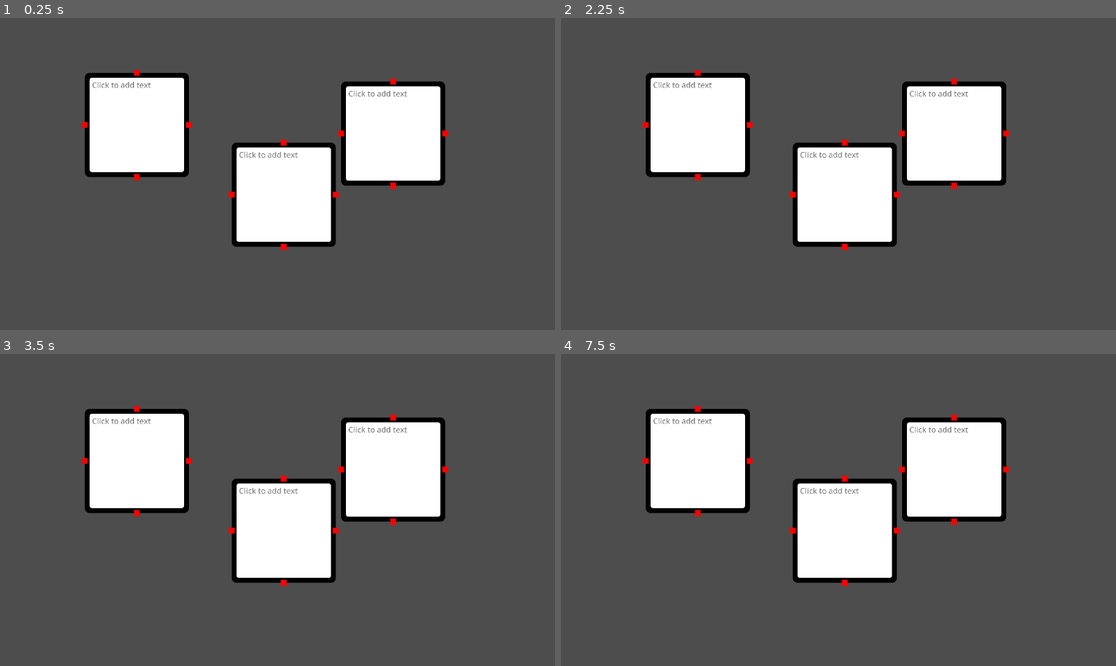
Above: before the commit, frames 1-4 (two rows, left to right).
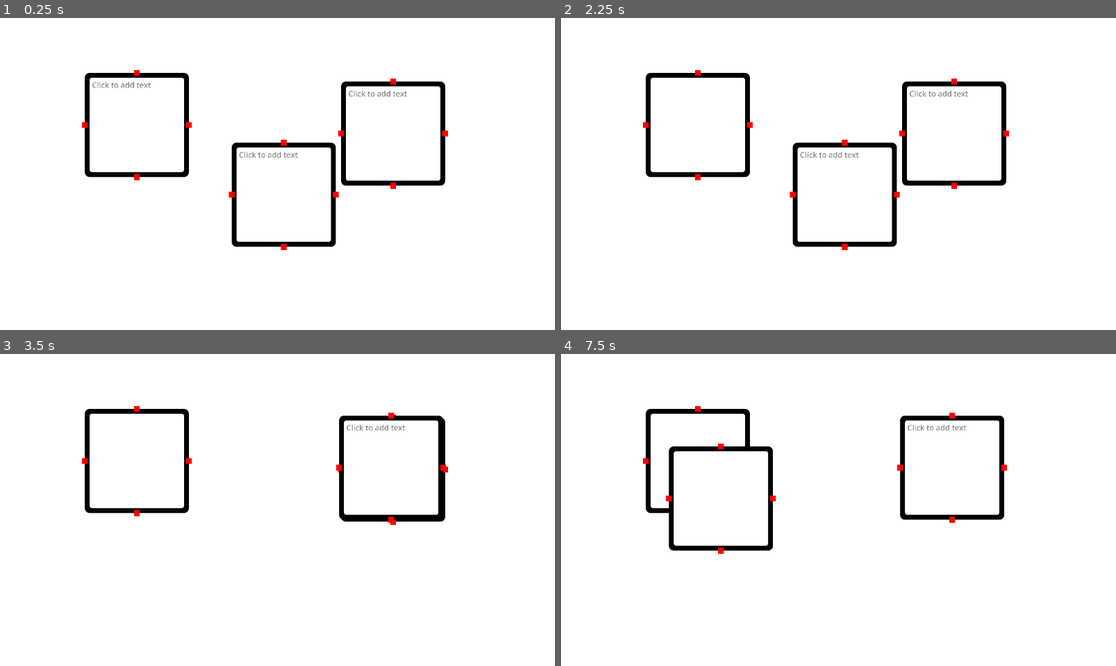
Above: after the commit, the same moments.

Repository: Shuflduf/Flow-Chart
Game: Godot game, scene res://scenes/main.tscn
Same seed, same stepped clock (60 frames per second), same inputs: the game is played once before the commit and once after it. The engine's default icon, where the game draws it, is replaced by a stand-in: a white triangle on a blue panel in a dark square.
Inputs (mouse positions are in pixels of both pictures, inside the frame that each line leads up to):
- Up to frame 1 (0.25 s): no input
- Up to frame 2 (2.25 s): tap Enter at 0.5, 2 s; move the mouse to (1021, 276) at 0.52 s; press the mouse at (1021, 276) at 0.53 s; tap Space at 1.25 s; move the mouse to (699, 124) at 1.27 s; release the mouse at (699, 124) at 1.28 s; click (699, 124) at 1.35 s; move the mouse to (844, 195) at 2.02 s; press the mouse at (844, 195) at 2.03 s
- Up to frame 3 (3.5 s): tap Space at 2.75 s; move the mouse to (394, 469) at 2.77 s; release the mouse at (394, 469) at 2.78 s; click (394, 469) at 2.85 s
- Up to frame 4 (7.5 s): tap Enter at 3.5 s; move the mouse to (1005, 556) at 3.52 s; press the mouse at (1005, 556) at 3.53 s; tap Space at 4.25 s; move the mouse to (672, 463) at 4.27 s; release the mouse at (672, 463) at 4.28 s; click (672, 463) at 4.35 s; move the mouse to (866, 510) at 5.02 s; press the mouse at (866, 510) at 5.03 s; move the mouse to (755, 432) at 5.77 s; release the mouse at (755, 432) at 5.78 s; click (755, 432) at 5.85 s; move the mouse to (960, 494) at 6.52 s; press the mouse at (960, 494) at 6.53 s; move the mouse to (727, 525) at 7.27 s; release the mouse at (727, 525) at 7.28 s; click (727, 525) at 7.35 s

The runs differ from the first frame. In frame 1, 81% of the frame differs, in the area x 0-100%, y 0-100%; in frame 2, 81%; in frame 3, 83%; in frame 4, 84%.

Commit message:
EVERYTHING WORKS NOW

Diff:
--- a/project.godot
+++ b/project.godot
@@ -26,3 +26,7 @@
 "events": [Object(InputEventMouseButton,"resource_local_to_scene":false,"resource_name":"","device":-1,"window_id":0,"a …(253 unchanged characters)…
 ]
 }
+
+[rendering]
+
+environment/defaults/default_clear_color=Color(1, 1, 1, 1)
--- a/resources/default_settings.tres
+++ b/resources/default_settings.tres
@@ -4,7 +4,7 @@
 
 [resource]
 script = ExtResource("1_sd5p4")
-grid = false
+grid = true
 mouse_margin = 10.0
 grid_resolution = 32
 double_click_time = 0.3
--- a/scenes/chart.tscn
+++ b/scenes/chart.tscn
@@ -21,7 +21,6 @@
 offset_bottom = 221.848
 grow_horizontal = 2
 grow_vertical = 2
-mouse_filter = 1
 
 [node name="Node2" parent="." instance=ExtResource("1_rjsrk")]
 layout_mode = 1
--- a/scenes/main.tscn
+++ b/scenes/main.tscn
@@ -1,11 +1,6 @@
-[gd_scene load_steps=5 format=3 uid="uid://capk7rweurlfj"]
+[gd_scene load_steps=2 format=3 uid="uid://capk7rweurlfj"]
 
 [ext_resource type="PackedScene" uid="uid://ecmwxqsguydy" path="res://scenes/chart.tscn" id="1_v8b4m"]
-[ext_resource type="Script" path="res://scripts/SubViewportFix.gd" id="2_1bcok"]
-[ext_resource type="Script" path="res://scripts/backround.gd" id="2_cvur7"]
-
-[sub_resource type="StyleBoxFlat" id="StyleBoxFlat_tk7o7"]
-bg_color = Color(1, 1, 1, 1)
 
 [node name="Control" type="Control"]
 layout_mode = 3
@@ -27,32 +22,10 @@
 
 [node name="SubViewport" type="SubViewport" parent="SubViewportContainer"]
 transparent_bg = true
+handle_input_locally = false
 physics_object_picking = true
 size = Vector2i(1920, 1080)
 size_2d_override_stretch = true
 render_target_update_mode = 4
-script = ExtResource("2_1bcok")
 
 [node name="Chart" parent="SubViewportContainer/SubViewport" instance=ExtResource("1_v8b4m")]
-
-[node name="CanvasLayer" type="CanvasLayer" parent="."]
-layer = -128
-visible = false
-
-[node name="BG" type="Panel" parent="CanvasLayer" node_paths=PackedStringArray("chart")]
-z_index = -4096
-anchors_preset = -1
-anchor_right = 3.333
-anchor_bottom = 3.333
-offset_left = -1220.0
-offset_top = -721.0
-offset_right = -1219.62
-offset_bottom = -720.784
-grow_horizontal = 2
-grow_vertical = 2
-theme_override_styles/panel = SubResource("StyleBoxFlat_tk7o7")
-script = ExtResource("2_cvur7")
-chart = NodePath("../../SubViewportContainer/SubViewport/Chart")
-
-[connection signal="gui_input" from="SubViewportContainer" to="SubViewportContainer/SubViewport/Chart" method="_on_sub_viewport_container_gui_input"]
-[connection signal="gui_input" from="CanvasLayer/BG" to="CanvasLayer/BG" method="_on_gui_input"]
--- a/scenes/node.tscn
+++ b/scenes/node.tscn
@@ -45,7 +45,6 @@
 
 [node name="MarginContainer" type="MarginContainer" parent="."]
 layout_mode = 2
-mouse_filter = 2
 theme_override_constants/margin_left = 10
 theme_override_constants/margin_top = 10
 theme_override_constants/margin_right = 10
@@ -53,12 +52,11 @@
 
 [node name="PanelContainer" type="PanelContainer" parent="MarginContainer"]
 layout_mode = 2
-mouse_filter = 2
+mouse_filter = 1
 theme_override_styles/panel = SubResource("StyleBoxFlat_gj3vu")
 
 [node name="MarginContainer" type="MarginContainer" parent="MarginContainer/PanelContainer"]
 layout_mode = 2
-mouse_filter = 2
 theme_override_constants/margin_left = 5
 theme_override_constants/margin_right = 0
 
@@ -81,6 +79,7 @@
 
 [node name="Handles" type="Control" parent="."]
 layout_mode = 2
+mouse_filter = 2
 
 [node name="Sprite2D" type="Sprite2D" parent="Handles"]
 material = SubResource("ShaderMaterial_pjtmt")
@@ -109,3 +108,4 @@
 [connection signal="gui_input" from="." to="." method="_on_gui_input"]
 [connection signal="mouse_entered" from="." to="." method="_on_mouse_entered"]
 [connection signal="focus_exited" from="MarginContainer/PanelContainer/MarginContainer/TextEdit" to="." method="_on_text_edit_focus_exited"]
+[connection signal="gui_input" from="MarginContainer/PanelContainer/MarginContainer/TextEdit" to="." method="_on_text_edit_gui_input"]
--- a/scripts/SubViewportFix.gd
+++ /dev/null
@@ -1,8 +0,0 @@
-extends SubViewport
-
-func _ready():
-	# Bypass for issue #56502
-	await get_tree().process_frame
-	set_input_as_handled()
-
-	#handle_input_locally = true
--- a/scripts/backround.gd
+++ b/scripts/backround.gd
@@ -4,7 +4,6 @@
 
 func _on_gui_input(event):
 	if event.is_action_pressed("mouse_left"):
-		pass
-		#for child in chart.get_children():
-			#if child is FlowChartNode:
-				#child._on_text_edit_focus_exited()
+		for child in chart.get_children():
+			if child is FlowChartNode:
+				child._on_text_edit_focus_exited()
--- a/scripts/node.gd
+++ b/scripts/node.gd
@@ -13,7 +13,6 @@
 
 func _on_gui_input(event):
 	if event.is_action_pressed("mouse_left"):
-		print("clicked on NODE")
 		local_mouse_offset = -event.position
 		print(local_mouse_offset)
 
@@ -67,8 +66,3 @@
 	handles.get_children()[1].position = Vector2(size.x / 2, size.y)
 	handles.get_children()[2].position = Vector2(size.x, size.y / 2)
 	handles.get_children()[3].position = Vector2(size.x / 2, 0)
-
-
-
-func _on_mouse_entered():
-	print("MOSUE NETER")
